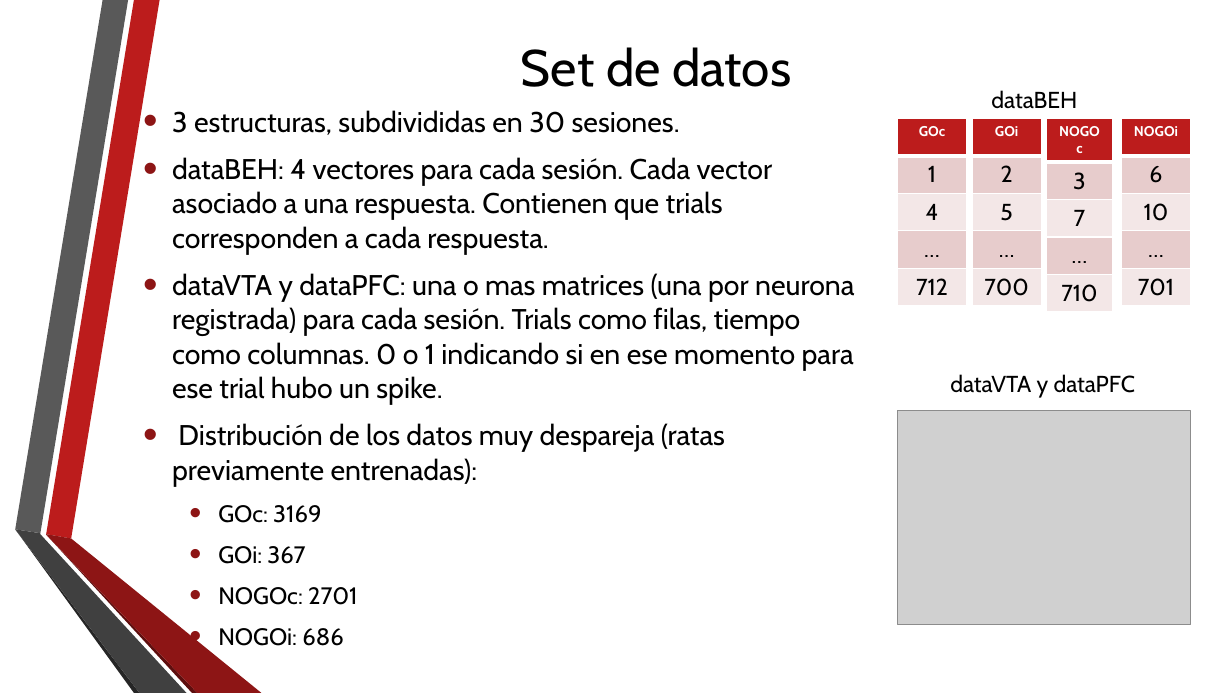
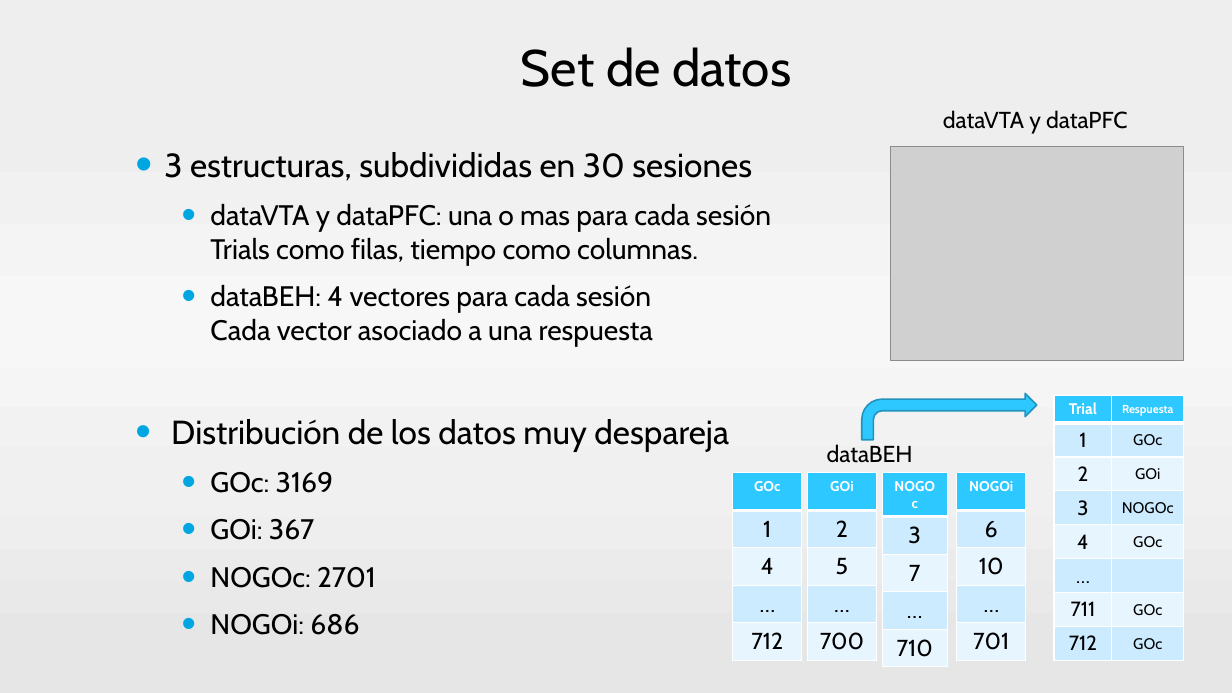
Before and after one commit to neozero86/tesis-megea, a slide deck: slide 6 of Presentacion/PresentacionTesis.pptx (slide 7 before the commit). Drawn at 1232x693 pixels with LibreOffice and Linux fonts; fonts in the diff are those of the drawing; grey boxes stand for pictures; background and template pictures are left out. Boxes give left, top, right and bottom in pixels: in the first picture for what was removed or moved away, otherwise in the second. Text is boxed around its words. In the diff, an @@ line names an element or a change of style, - is before the commit and + after.

```diff
--- a/Presentacion/PresentacionTesis.pptx
+++ b/Presentacion/PresentacionTesis.pptx
@@ background picture (left out) to gradient #EEEEEE to #F1F1F1 to #F7F7F7 to #F0F0F0 to #E6E6E6 @@
@@ text "dataVTA y dataPFC": place and size @@
-text "dataVTA y dataPFC" at <box>950,374,1135,398</box>
+text "dataVTA y dataPFC" at <box>943,110,1127,134</box>
@@ text "3 estructuras, subdivididas en 30 ...": place and size @@
-text "3 estructuras, subdivididas en 30 ..." at <box>172,110,854,646</box>
+text "3 estructuras, subdivididas en 30 ..." at <box>164,152,771,635</box>
@@ picture added at <box>890,147,1183,360</box> @@
@@ text at <box>164,152,771,452</box>: text changed; size 22.2 to 22 pt @@
-• 3 estructuras, subdivididas en 30 sesiones.
-• dataBEH: 4 vectores para cada sesión. Cada vector asociado a una respuesta. Contienen que trials corresponden a cada respuesta.
-• dataVTA y dataPFC: una o mas matrices (una por neurona registrada) para cada sesión. Trials como filas, tiempo como columnas. 0 o 1 indicando si en ese momento para ese trial hubo un spike.
-• Distribución de los datos muy despareja (ratas previamente entrenadas):
+• 3 estructuras, subdivididas en 30 sesiones
+  • dataVTA y dataPFC: una o mas para cada sesión
+    Trials como filas, tiempo como columnas.
+  • dataBEH: 4 vectores para cada sesión
+    Cada vector asociado a una respuesta
+• Distribución de los datos muy despareja
@@ bent arrow added at <box>862,394,1037,440</box>, fill #2DC8FF, outline #2194BD 1.25 pt @@
@@ picture removed at <box>897,411,1190,625</box> @@
@@ table added at <box>1055,396,1185,661</box>, 8 rows, 2 columns @@
+Trial | Respuesta
+1 | GOc
+2 | GOi
+3 | NOGOc
+4 | GOc
+… | 
+711 | GOc
+712 | GOc
@@ 4 tables, 1 text: place and size @@
-4 tables, 1 text at <box>897,90,1191,306</box>
+4 tables, 1 text at <box>733,444,1026,661</box>
@@ text at <box>210,472,376,635</box>: size 18.5 to 22 pt in "GOc: 3169", "GOi: 367", "NOGOc: 2701", "NOGOi: 686"; bullet colour #8D1515 to #00A6E1 @@
@@ table at <box>733,473,802,661</box> @@
@@ fill #BC1C1C to #2DC8FF in row 1, column 1 @@
@@ fill #E7CDCD to #CDEBFF in 2 cells @@
@@ fill #F3E8E8 to #E8F5FF in 2 cells @@
@@ table at <box>808,473,877,661</box> @@
@@ fill #BC1C1C to #2DC8FF in row 1, column 1 @@
@@ fill #E7CDCD to #CDEBFF in 2 cells @@
@@ fill #F3E8E8 to #E8F5FF in 2 cells @@
@@ table at <box>883,473,948,661</box> @@
@@ fill #BC1C1C to #2DC8FF in row 1, column 1 @@
@@ fill #E7CDCD to #CDEBFF in 2 cells @@
@@ fill #F3E8E8 to #E8F5FF in 2 cells @@
@@ table at <box>957,473,1026,661</box> @@
@@ fill #BC1C1C to #2DC8FF in row 1, column 1 @@
@@ fill #E7CDCD to #CDEBFF in 2 cells @@
@@ fill #F3E8E8 to #E8F5FF in 2 cells @@
@@ group removed at <box>15,0,262,693</box>: 6 freeform shapes @@
```
Also in this commit, not shown: 67 other slides changed, 2 slides added, 2 slides removed.
